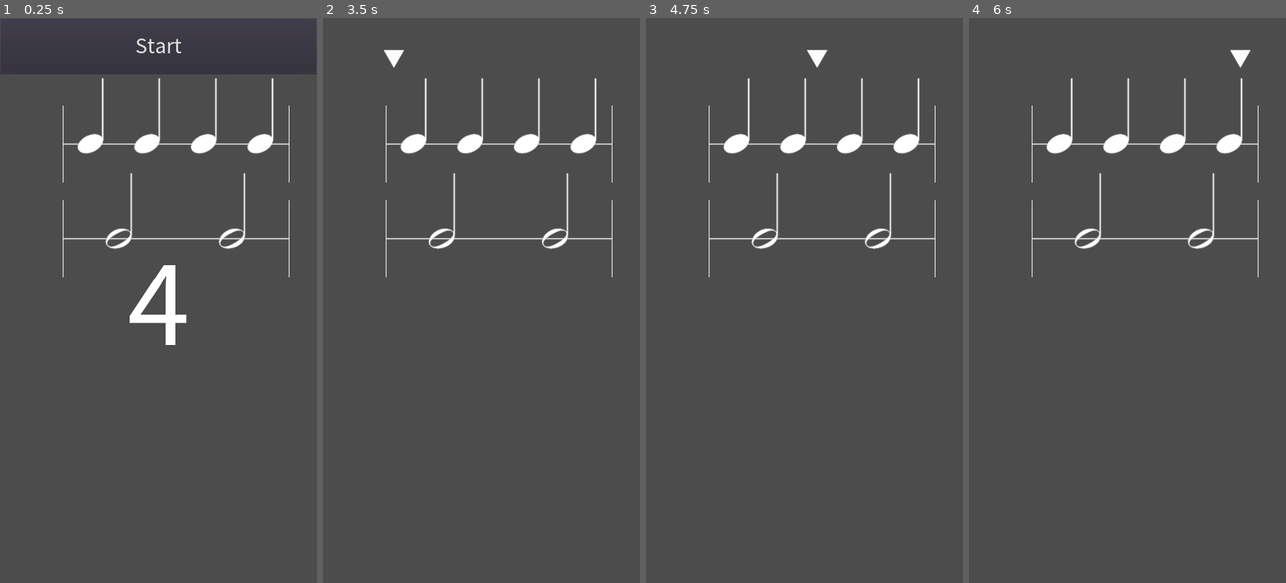
Above: before the commit, frames 1-4 (left to right).
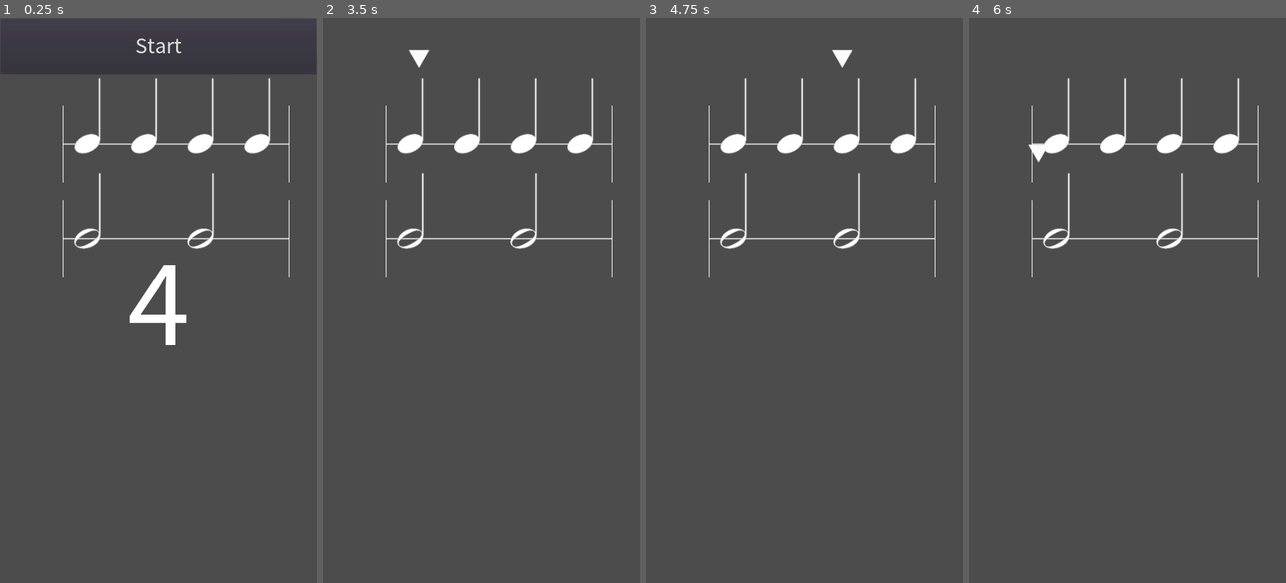
Above: after the commit, the same moments.

Repository: HaMM4R/RhythmTrainGodot
Game: Godot game, scene res://scenes/PlayScene/PlayScene.tscn
The game is run twice, just before and just after one commit, with the same random seed, the same clock (stepped at 60 frames per second) and the same inputs.
Inputs:
- Up to frame 1 (0.25 s): no input
- Up to frame 2 (3.5 s): click "Start" at 0.5 s; tap Enter at 1.25 s
- Up to frame 3 (4.75 s): tap Space at 4.25 s
- Up to frame 4 (6 s): tap Enter at 5 s; tap Space at 5.75 s

The runs differ from the first frame. In frame 1, 1.8% of the frame differs, in the area x 23-87%, y 10-41%; in frame 2, 2.0%, in the area x 19-87%, y 5-41%; in frame 3, 2.0%; in frame 4, 2.0%.

Commit message:
Fixed note placement

Diff:
--- a/scenes/PlayScene/Note.gd
+++ b/scenes/PlayScene/Note.gd
@@ -15,6 +15,11 @@
 
 	$AnimatedSprite.animation = note_type
 
+	var collisionShape = RectangleShape2D.new()
+
+	collisionShape.extents = Vector2(45,45)
+	$CollisionArea/CollisionShape.shape = collisionShape
+
 	match $AnimatedSprite.animation:
 		"quarter":
 			$AnimatedSprite.offset = (Vector2(0,-45))
--- a/scenes/PlayScene/Note.tscn
+++ b/scenes/PlayScene/Note.tscn
@@ -5,8 +5,6 @@
 [ext_resource path="res://assets/images/Semibreve.png" type="Texture" id=3]
 [ext_resource path="res://assets/images/Quaver single.png" type="Texture" id=4]
 [ext_resource path="res://assets/images/Minim.png" type="Texture" id=5]
-
-
 
 [sub_resource type="SpriteFrames" id=1]
 animations = [ {
@@ -37,3 +35,7 @@
 [node name="AnimatedSprite" type="AnimatedSprite" parent="."]
 frames = SubResource( 1 )
 animation = "quarter"
+
+[node name="CollisionArea" type="Area2D" parent="."]
+
+[node name="CollisionShape" type="CollisionShape2D" parent="CollisionArea"]
--- a/scenes/PlayScene/PlayScene.gd
+++ b/scenes/PlayScene/PlayScene.gd
@@ -107,7 +107,7 @@
 			note_node.init(note_type)
 
 
-			var placementX = (360*time)/2 + posx
+			var placementX = posx + 40
 			print((360*time)/2)
 			print(placementX)
 			note_node.position = Vector2(placementX,posy)
@@ -127,7 +127,7 @@
 
 	pointer_node = Pointer.instance()
 	add_child(pointer_node)
-	pointer_node.position = Vector2(100, 80)
+	pointer_node.position = Vector2(140, 80)
 	playing = true
 	$MusicPlayer.play()
 
